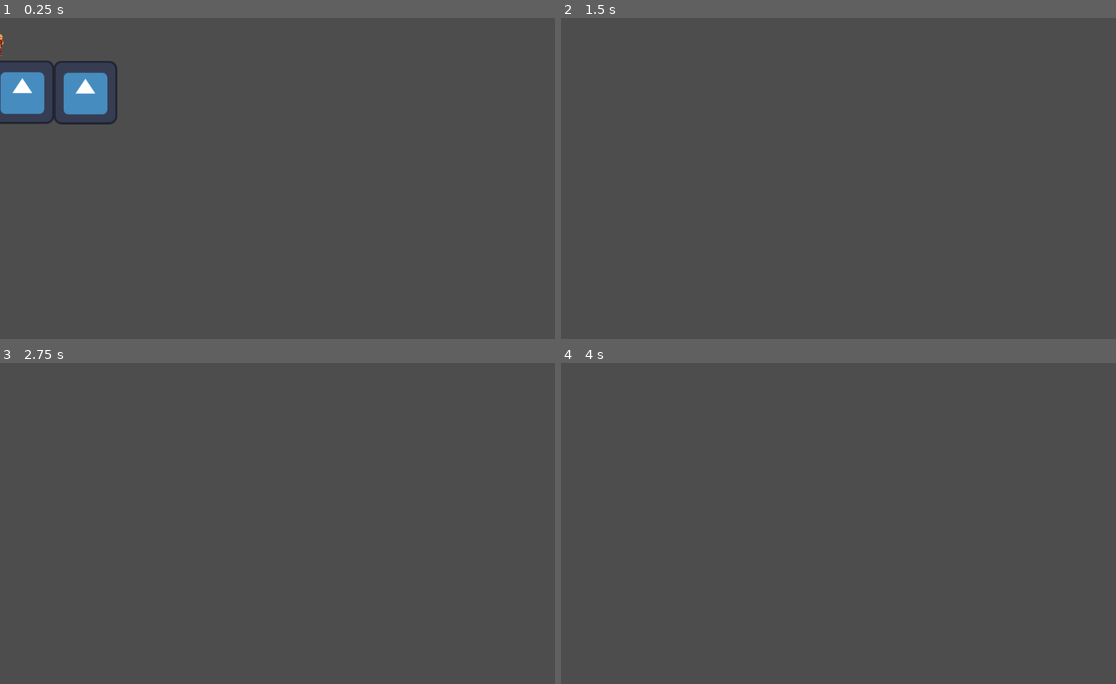
Above: before the commit, frames 1-4 (two rows, left to right).
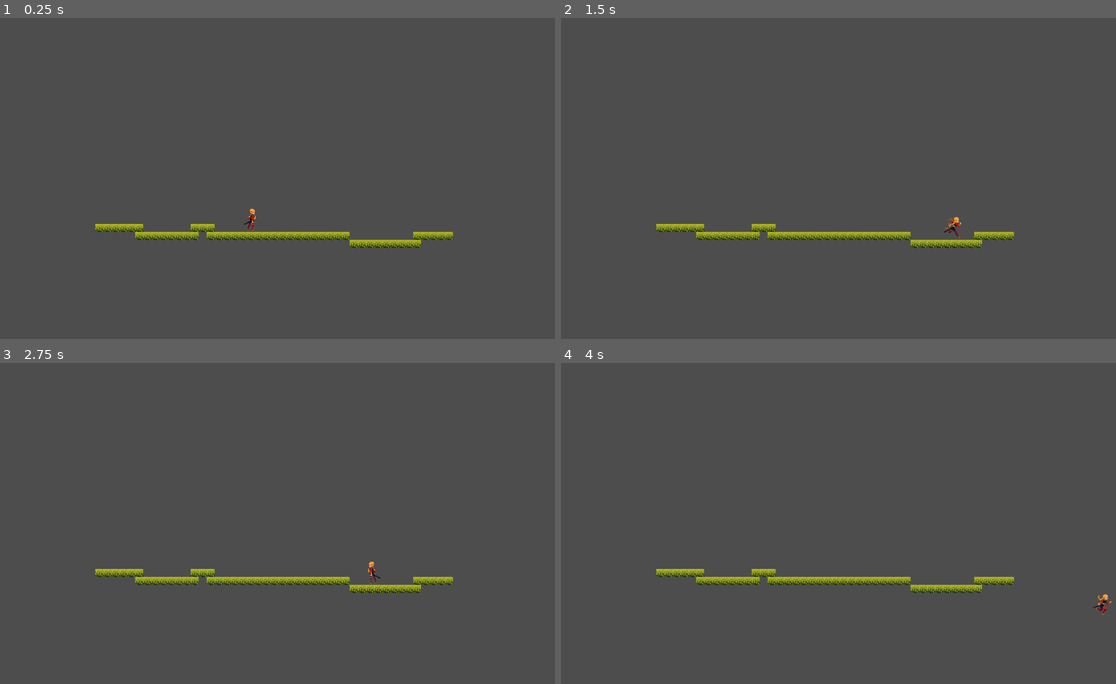
Above: after the commit, the same moments.

Repository: boovle2/plataeu
Game: Godot game, scene res://Level1.tscn
The game is run twice, just before and just after one commit, with the same random seed, the same clock (stepped at 60 frames per second) and the same inputs. Before the commit the project starts from res://player.tscn. The engine's default icon, where the game draws it, is replaced by a stand-in: a white triangle on a blue panel in a dark square.
Inputs:
- Up to frame 1 (0.25 s): no input
- Up to frame 2 (1.5 s): tap Enter (ui_accept) at 0.5, 0.77, 0.8, 1.07, 1.35 s; hold Q (attack1, bound only after the commit) 0.53-1.28 s; hold Right (ui_right) from 0.53 s (still down)
- Up to frame 3 (2.75 s): tap Enter (ui_accept) at 1.52, 1.82, 2, 2.3 s; tap Q (attack1, bound only after the commit) at 1.55 s; release Right (ui_right) at 2.03 s; hold Left (ui_left) from 2.03 s (still down); hold Q (attack1, bound only after the commit) from 2.03 s (still down)
- Up to frame 4 (4 s): release Left (ui_left) at 2.78 s; release Q (attack1, bound only after the commit) at 2.78 s; hold Right (ui_right) from 2.78 s (still down); tap Q (attack1, bound only after the commit) at 2.85 s; tap Enter (ui_accept) at 3.02, 3.32, 3.6, 3.77 s

The runs differ from the first frame. In frame 1, 4.4% of the frame differs, in the area x 0-82%, y 4-72%; in frame 2, 1.8%; in frame 3, 1.8%; in frame 4, 1.8%.

Commit message:
player movement

Diff:
--- a/plataeu/Level1.tscn
+++ b/plataeu/Level1.tscn
@@ -1,6 +1,7 @@
 [gd_scene format=4 uid="uid://drukx6e3366mh"]
 
 [ext_resource type="Texture2D" uid="uid://dq8yt8j27f8ak" path="res://assets/Environment/tileset.png" id="1_kyxg0"]
+[ext_resource type="PackedScene" uid="uid://j6vcm0a03kvp" path="res://player.tscn" id="2_mc20k"]
 
 [sub_resource type="TileSetAtlasSource" id="TileSetAtlasSource_mc20k"]
 texture = ExtResource("1_kyxg0")
@@ -479,3 +480,6 @@
 [node name="TileMapLayer" type="TileMapLayer" parent="." unique_id=607417240]
 tile_map_data = PackedByteArray("AAAMABoAAAADAAIAAAANABoAAAADAAIAAAAOABoAAAADAAIAAAAPABoAAAADAAIAAAAQABoAAAADAAIAAAARAB …(704 unchanged characters)…
 tile_set = SubResource("TileSet_cove1")
+
+[node name="Player" parent="." unique_id=1702158464 instance=ExtResource("2_mc20k")]
+position = Vector2(508, 373)
--- a/plataeu/player.tscn
+++ b/plataeu/player.tscn
@@ -5,7 +5,6 @@
 [ext_resource type="Texture2D" uid="uid://cyl3r58cd8ae" path="res://assets/idle.png" id="3_1jxqw"]
 [ext_resource type="Texture2D" uid="uid://cmvrwurnefrj3" path="res://assets/jump.png" id="4_dw050"]
 [ext_resource type="Texture2D" uid="uid://tjaeuxnma1ft" path="res://assets/run.png" id="5_b26j0"]
-[ext_resource type="Texture2D" uid="uid://ccq67ref1jrqf" path="res://icon.svg" id="6_2hs0m"]
 
 [sub_resource type="AtlasTexture" id="AtlasTexture_n7ghd"]
 atlas = ExtResource("2_2hs0m")
@@ -127,7 +126,7 @@
 "texture": SubResource("AtlasTexture_op7ga")
 }],
 "loop": true,
-"name": &"attack",
+"name": &"attack_",
 "speed": 5.0
 }, {
 "frames": [{
@@ -200,17 +199,8 @@
 
 [node name="AnimatedSprite2D" type="AnimatedSprite2D" parent="." unique_id=1536572460]
 sprite_frames = SubResource("SpriteFrames_hiqhm")
-animation = &"attack"
-frame_progress = 0.55331683
+animation = &"attack_"
 
 [node name="CollisionShape2D" type="CollisionShape2D" parent="." unique_id=575144472]
 position = Vector2(0, 25)
 shape = SubResource("CapsuleShape2D_tkwlq")
-
-[node name="Icon" type="Sprite2D" parent="." unique_id=1838896886]
-position = Vector2(45, 121)
-texture = ExtResource("6_2hs0m")
-
-[node name="Icon" type="Sprite2D" parent="Icon" unique_id=758157075]
-position = Vector2(127, 1)
-texture = ExtResource("6_2hs0m")
--- a/plataeu/playermovement.gd
+++ b/plataeu/playermovement.gd
@@ -3,7 +3,9 @@
 
 const SPEED = 300.0
 const JUMP_VELOCITY = -400.0
+@onready var animated_sprite_2d: AnimatedSprite2D = $AnimatedSprite2D
 
+var attack: bool = false
 
 func _physics_process(delta: float) -> void:
 	# Add the gravity.
@@ -14,6 +16,7 @@
 	if Input.is_action_just_pressed("ui_accept") and is_on_floor():
 		velocity.y = JUMP_VELOCITY
 
+
 	# Get the input direction and handle the movement/deceleration.
 	# As good practice, you should replace UI actions with custom gameplay actions.
 	var direction := Input.get_axis("ui_left", "ui_right")
@@ -22,4 +25,26 @@
 	else:
 		velocity.x = move_toward(velocity.x, 0, SPEED)
 
+
+	# flip direction
+	if direction > 0:
+		animated_sprite_2d.flip_h = false
+	elif direction < 0:
+		animated_sprite_2d.flip_h = true
+
+	# play animations
+	if(is_on_floor()):
+		if $AnimatedSprite2D.animation != "attack1":
+			if direction == 0:
+				animated_sprite_2d.play("idle")
+			else:
+				animated_sprite_2d.play("run")
+		else:
+			if $AnimatedSprite2D.animation != "attack1":
+				animated_sprite_2d.play("jump")
 	move_and_slide()
+
+	#attack animation
+	if Input.is_action_pressed("attack1"):
+		print("attack")
+		animated_sprite_2d.play("attack_")
--- a/plataeu/project.godot
+++ b/plataeu/project.godot
@@ -11,9 +11,41 @@
 [application]
 
 config/name="plataeu"
-run/main_scene="uid://j6vcm0a03kvp"
+run/main_scene="uid://drukx6e3366mh"
 config/features=PackedStringArray("4.6", "Forward Plus")
 config/icon="res://icon.svg"
+
+[input]
+
+ui_accept={
+"deadzone": 0.5,
+"events": [Object(InputEventKey,"resource_local_to_scene":false,"resource_name":"","device":0,"window_id":0,"alt_pressed":false,"shift_pressed":false,"ctrl_pressed":false,"meta_pressed":false,"pressed":false,"keycode":4194309,"physical_keycode":0,"key_label":0,"unicode":0,"location":0,"echo":false,"script":null)
+, Object(InputEventKey,"resource_local_to_scene":false,"resource_name":"","device":0,"window_id":0,"alt_pressed":false,"shift_pressed":false,"ctrl_pressed":false,"meta_pressed":false,"pressed":false,"keycode":4194310,"physical_keycode":0,"key_label":0,"unicode":0,"location":0,"echo":false,"script":null)
+, Object(InputEventKey,"resource_local_to_scene":false,"resource_name":"","device":0,"window_id":0,"alt_pressed":false,"shift_pressed":false,"ctrl_pressed":false,"meta_pressed":false,"pressed":false,"keycode":32,"physical_keycode":0,"key_label":0,"unicode":32,"location":0,"echo":false,"script":null)
+, Object(InputEventKey,"resource_local_to_scene":false,"resource_name":"","device":-1,"window_id":0,"alt_pressed":false,"shift_pressed":false,"ctrl_pressed":false,"meta_pressed":false,"pressed":false,"keycode":0,"physical_keycode":87,"key_label":0,"unicode":119,"location":0,"echo":false,"script":null)
+]
+}
+ui_left={
+"deadzone": 0.5,
+"events": [Object(InputEventKey,"resource_local_to_scene":false,"resource_name":"","device":0,"window_id":0,"alt_pressed":false,"shift_pressed":false,"ctrl_pressed":false,"meta_pressed":false,"pressed":false,"keycode":4194319,"physical_keycode":0,"key_label":0,"unicode":0,"location":0,"echo":false,"script":null)
+, Object(InputEventJoypadButton,"resource_local_to_scene":false,"resource_name":"","device":-1,"button_index":13,"pressure":0.0,"pressed":false,"script":null)
+, Object(InputEventJoypadMotion,"resource_local_to_scene":false,"resource_name":"","device":-1,"axis":0,"axis_value":-1.0,"script":null)
+, Object(InputEventKey,"resource_local_to_scene":false,"resource_name":"","device":-1,"window_id":0,"alt_pressed":false,"shift_pressed":false,"ctrl_pressed":false,"meta_pressed":false,"pressed":false,"keycode":0,"physical_keycode":65,"key_label":0,"unicode":97,"location":0,"echo":false,"script":null)
+]
+}
+ui_right={
+"deadzone": 0.5,
+"events": [Object(InputEventKey,"resource_local_to_scene":false,"resource_name":"","device":0,"window_id":0,"alt_pressed":false,"shift_pressed":false,"ctrl_pressed":false,"meta_pressed":false,"pressed":false,"keycode":4194321,"physical_keycode":0,"key_label":0,"unicode":0,"location":0,"echo":false,"script":null)
+, Object(InputEventJoypadButton,"resource_local_to_scene":false,"resource_name":"","device":-1,"button_index":14,"pressure":0.0,"pressed":false,"script":null)
+, Object(InputEventJoypadMotion,"resource_local_to_scene":false,"resource_name":"","device":-1,"axis":0,"axis_value":1.0,"script":null)
+, Object(InputEventKey,"resource_local_to_scene":false,"resource_name":"","device":-1,"window_id":0,"alt_pressed":false,"shift_pressed":false,"ctrl_pressed":false,"meta_pressed":false,"pressed":false,"keycode":0,"physical_keycode":68,"key_label":0,"unicode":100,"location":0,"echo":false,"script":null)
+]
+}
+attack1={
+"deadzone": 0.2,
+"events": [Object(InputEventKey,"resource_local_to_scene":false,"resource_name":"","device":-1,"window_id":0,"alt_pressed":false,"shift_pressed":false,"ctrl_pressed":false,"meta_pressed":false,"pressed":false,"keycode":0,"physical_keycode":81,"key_label":0,"unicode":113,"location":0,"echo":false,"script":null)
+]
+}
 
 [physics]
 
@@ -21,4 +53,5 @@
 
 [rendering]
 
+textures/canvas_textures/default_texture_filter=0
 rendering_device/driver.windows="d3d12"
